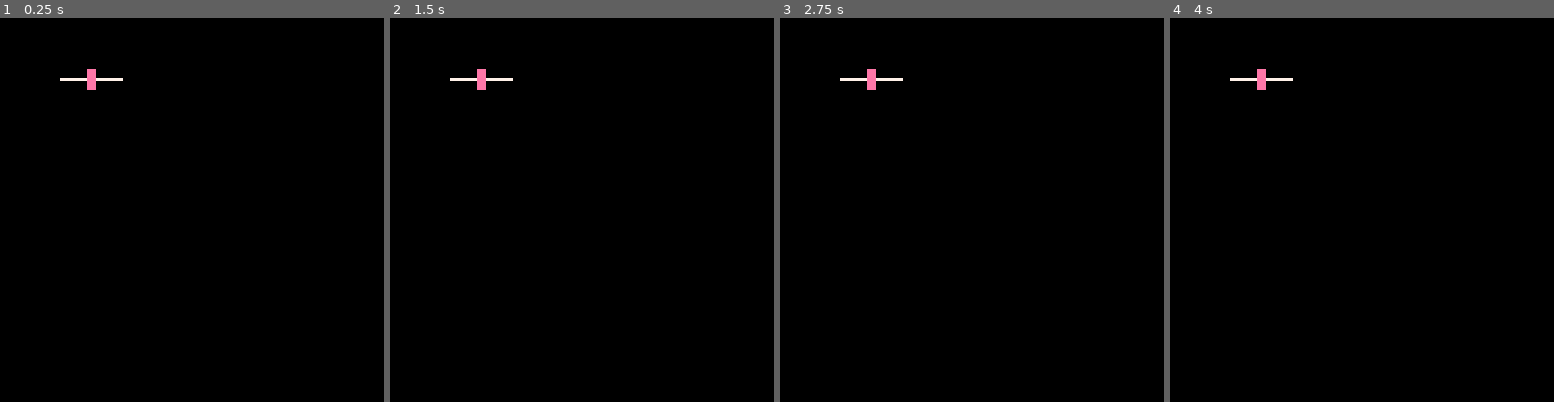
Above: before the commit, frames 1-4 (left to right).
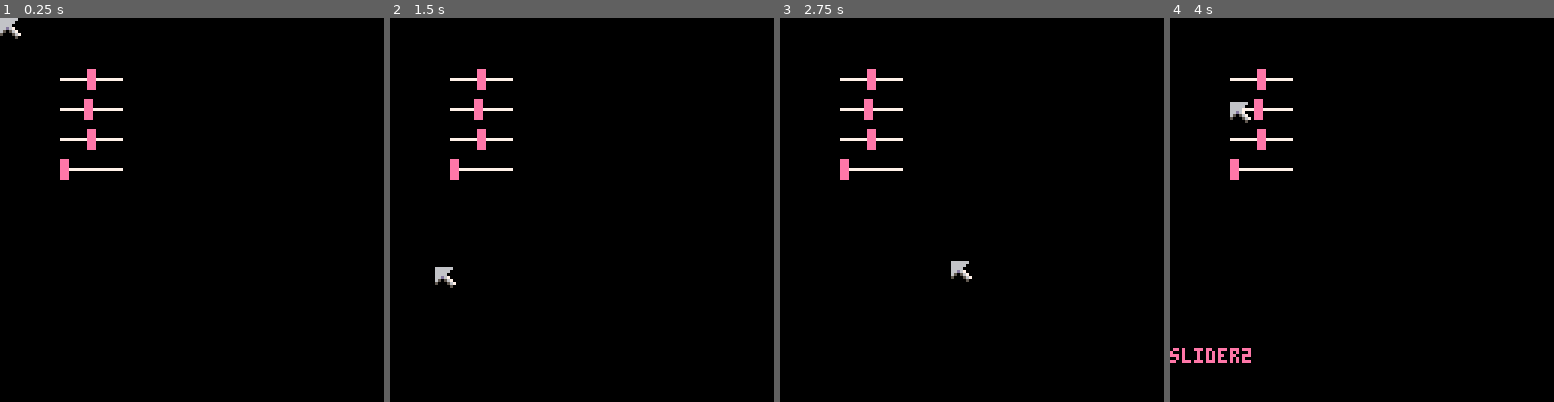
Above: after the commit, the same moments.

Repository: wesen/carts
Game: PICO-8 cartridge blog/particle-systems/ps2/ps2.p8
Same seed, same stepped clock (60 frames per second), same inputs: the game is played once before the commit and once after it.
Inputs (mouse positions are in pixels of both pictures, inside the frame that each line leads up to):
- Up to frame 1 (0.25 s): no input
- Up to frame 2 (1.5 s): click (670, 121) at 0.67 s; click (436, 267) at 1.22 s
- Up to frame 3 (2.75 s): click (887, 114) at 1.77 s; click (952, 259) at 2.32 s
- Up to frame 4 (4 s): click (1404, 106) at 2.87 s; click (1465, 256) at 3.42 s; click (1231, 102) at 3.97 s

The runs differ from the first frame. In frame 1, 0.9% of the frame differs, in the area x 0-33%, y 0-43%; in frame 2, 0.9%; in frame 3, 0.9%; in frame 4, 1.3%, in the area x 0-33%, y 21-90%.

Commit message:
Add mouse cursor

Diff:
--- a/blog/particle-systems/ps2/ps2.lua
+++ b/blog/particle-systems/ps2/ps2.lua
@@ -12,7 +12,11 @@
 
 function _init()
  -- particles_init()
- add(sliders,cls_slider.init("foobar",20,20,0.5,0,1))
+ poke(0x5f2d, 1)
+ add(sliders,cls_slider.init("slider1",20,20,0.5,0,1))
+ add(sliders,cls_slider.init("slider2",20,30,12,2,24))
+ add(sliders,cls_slider.init("slider3",20,40,50,0,100))
+ add(sliders,cls_slider.init("slider4",20,50,-80,-100,100))
 end
 
 lasttime=time()
@@ -27,10 +31,17 @@
  foreach(parts_1,function(p) p:update() end)
  foreach(parts_2,function(p) p:update() end)
  foreach(parts_3,function(p) p:update() end)
- foreach(sliders,function(s) s:update() end)
+ local mx=stat(32)
+ local my=stat(33)
+ local mb=band(stat(34),1)==1
+ foreach(sliders,function(s) s:update(mx,my,mb) end)
 end
 
 function _draw()
+ local mx=stat(32)
+ local my=stat(33)
+ local mb=band(stat(34),1)==1
+
  cls()
  frame+=1
 
@@ -38,5 +49,7 @@
  foreach(parts_1,function(p) p:draw() end)
  foreach(parts_2,function(p) p:draw() end)
  foreach(parts_3,function(p) p:draw() end)
- foreach(sliders,function(s) s:draw() end)
+ foreach(sliders,function(s) s:draw(mx,my,mb) end)
+
+ spr(1,mx,my)
 end
--- a/blog/particle-systems/ps2/ps2.p8
+++ b/blog/particle-systems/ps2/ps2.p8
@@ -191,20 +191,41 @@
 end
 
 cls_slider=class(function(self,name,x,y,val,min_v,max_v)
+ self.name=name
  self.x=x
  self.y=y
  self.val=val
  self.min_v=min_v
  self.max_v=max_v
-end)
-
-function cls_slider:draw()
+ self.bbox={
+  aax=self.x,bbx=self.x+20,
+  aay=self.y-3,bby=self.y+3
+ }
+end)
+
+function cls_slider:draw(mx,my,mb)
  line(self.x,self.y,self.x+20,self.y,7)
  local sx=self.x+(self.val-self.min_v)/(self.max_v-self.min_v)*20
  rectfill(sx-1,self.y-3,sx+1,self.y+3,14)
-end
-
-function cls_slider:update()
+
+ if (in_bbox(self.bbox,mx,my)) print(self.name,0,110)
+end
+
+function in_bbox(bbox,x,y)
+ return x>=bbox.aax and x<=bbox.bbx and y>=bbox.aay and y<=bbox.bby
+end
+
+function cls_slider:update(mx,my,mb)
+ -- bounding box for the knob
+ if mb then
+  local sx=self.x+(self.val-self.min_v)/(self.max_v-self.min_v)*20
+  local bbox={
+   aax=sx-1,
+   bbx=sx+1,
+   aay=self.y-3,
+   bby=self.y+3
+  }
+ end
 end
 
 
@@ -215,7 +236,11 @@
 
 function _init()
  -- particles_init()
- add(sliders,cls_slider.init("foobar",20,20,0.5,0,1))
+ poke(0x5f2d, 1)
+ add(sliders,cls_slider.init("slider1",20,20,0.5,0,1))
+ add(sliders,cls_slider.init("slider2",20,30,12,2,24))
+ add(sliders,cls_slider.init("slider3",20,40,50,0,100))
+ add(sliders,cls_slider.init("slider4",20,50,-80,-100,100))
 end
 
 lasttime=time()
@@ -230,10 +255,17 @@
  foreach(parts_1,function(p) p:update() end)
  foreach(parts_2,function(p) p:update() end)
  foreach(parts_3,function(p) p:update() end)
- foreach(sliders,function(s) s:update() end)
+ local mx=stat(32)
+ local my=stat(33)
+ local mb=band(stat(34),1)==1
+ foreach(sliders,function(s) s:update(mx,my,mb) end)
 end
 
 function _draw()
+ local mx=stat(32)
+ local my=stat(33)
+ local mb=band(stat(34),1)==1
+
  cls()
  frame+=1
 
@@ -241,16 +273,24 @@
  foreach(parts_1,function(p) p:draw() end)
  foreach(parts_2,function(p) p:draw() end)
  foreach(parts_3,function(p) p:draw() end)
- foreach(sliders,function(s) s:draw() end)
+ foreach(sliders,function(s) s:draw(mx,my,mb) end)
+
+ spr(1,mx,my)
 end
 
 __gfx__
-00000000000000000000000000000000000000000000000000000000000000000000000000000000000000000000000000000000000000000000000000000000
-0000000000aa00000000000000000000000000000000000000000000000000000000000000000000000000000000000000000000000000000000000000000000
-0070070000a0aaa00000000000000000000000000000000000000000000000000000000000000000000000000000000000000000000000000000000000000000
-00077000000aa0000000000000000000000000000000000000000000000000000000000000000000000000000000000000000000000000000000000000000000
+00000000666666000000000000000000000000000000000000000000000000000000000000000000000000000000000000000000000000000000000000000000
+00000000666660000000000000000000000000000000000000000000000000000000000000000000000000000000000000000000000000000000000000000000
+00700700666600000000000000000000000000000000000000000000000000000000000000000000000000000000000000000000000000000000000000000000
+0007700066d670000000000000000000000000000000000000000000000000000000000000000000000000000000000000000000000000000000000000000000
+00077000650567000000000000000000000000000000000000000000000000000000000000000000000000000000000000000000000000000000000000000000
+00700700500056700000000000000000000000000000000000000000000000000000000000000000000000000000000000000000000000000000000000000000
+00000000000005000000000000000000000000000000000000000000000000000000000000000000000000000000000000000000000000000000000000000000
 __map__
 0000000000000000000000010000000000000000000000000000000000000000000000000000000000000000000000000000000000000000000000000000000000000000000000000000000000000000000000000000000000000000000000000000000000000000000000000000000000000000000000000000000000000000
 0000000000000000000000000000000000000000000000000000000000000000000000000000000000000000000000000000000000000000000000000000000000000000000000000000000000000000000000000000000000000000000000000000000000000000000000000000000000000000000000000000000000000000
 0000000000010100000000000000000000000000000000000000000000000000000000000000000000000000000000000000000000000000000000000000000000000000000000000000000000000000000000000000000000000000000000000000000000000000000000000000000000000000000000000000000000000000
 0000000001010000000000000000000100000000000000000000000000000000000000000000000000000000000000000000000000000000000000000000000000000000000000000000000000000000000000000000000000000000000000000000000000000000000000000000000000000000000000000000000000000000
+0000000000000000000000000000000000000000000000000000000000000000000000000000000000000000000000000000000000000000000000000000000000000000000000000000000000000000000000000000000000000000000000000000000000000000000000000000000000000000000000000000000000000000
+0000000000000000000000000000000000000000000000000000000000000000000000000000000000000000000000000000000000000000000000000000000000000000000000000000000000000000000000000000000000000000000000000000000000000000000000000000000000000000000000000000000000000000
+0000000000000000000000000000010000000000000000000000000000000000000000000000000000000000000000000000000000000000000000000000000000000000000000000000000000000000000000000000000000000000000000000000000000000000000000000000000000000000000000000000000000000000
--- a/blog/particle-systems/ps2/slider.lua
+++ b/blog/particle-systems/ps2/slider.lua
@@ -1,16 +1,37 @@
 cls_slider=class(function(self,name,x,y,val,min_v,max_v)
+ self.name=name
  self.x=x
  self.y=y
  self.val=val
  self.min_v=min_v
  self.max_v=max_v
+ self.bbox={
+  aax=self.x,bbx=self.x+20,
+  aay=self.y-3,bby=self.y+3
+ }
 end)
 
-function cls_slider:draw()
+function cls_slider:draw(mx,my,mb)
  line(self.x,self.y,self.x+20,self.y,7)
  local sx=self.x+(self.val-self.min_v)/(self.max_v-self.min_v)*20
  rectfill(sx-1,self.y-3,sx+1,self.y+3,14)
+
+ if (in_bbox(self.bbox,mx,my)) print(self.name,0,110)
 end
 
-function cls_slider:update()
+function in_bbox(bbox,x,y)
+ return x>=bbox.aax and x<=bbox.bbx and y>=bbox.aay and y<=bbox.bby
 end
+
+function cls_slider:update(mx,my,mb)
+ -- bounding box for the knob
+ if mb then
+  local sx=self.x+(self.val-self.min_v)/(self.max_v-self.min_v)*20
+  local bbox={
+   aax=sx-1,
+   bbx=sx+1,
+   aay=self.y-3,
+   bby=self.y+3
+  }
+ end
+end
